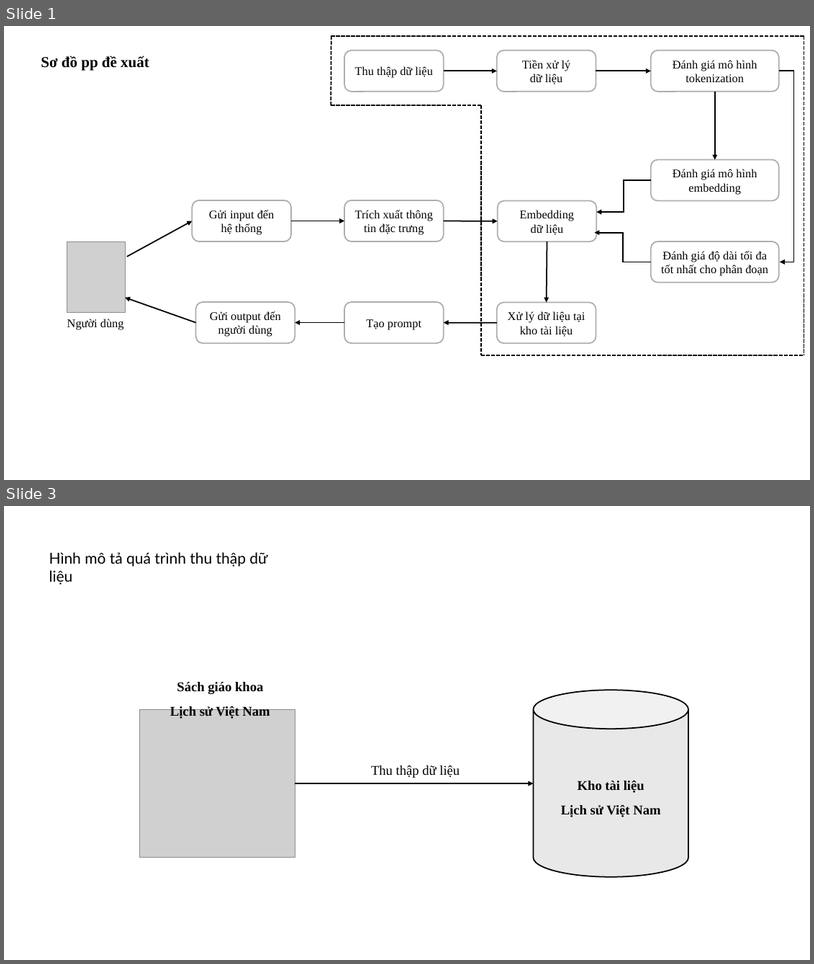
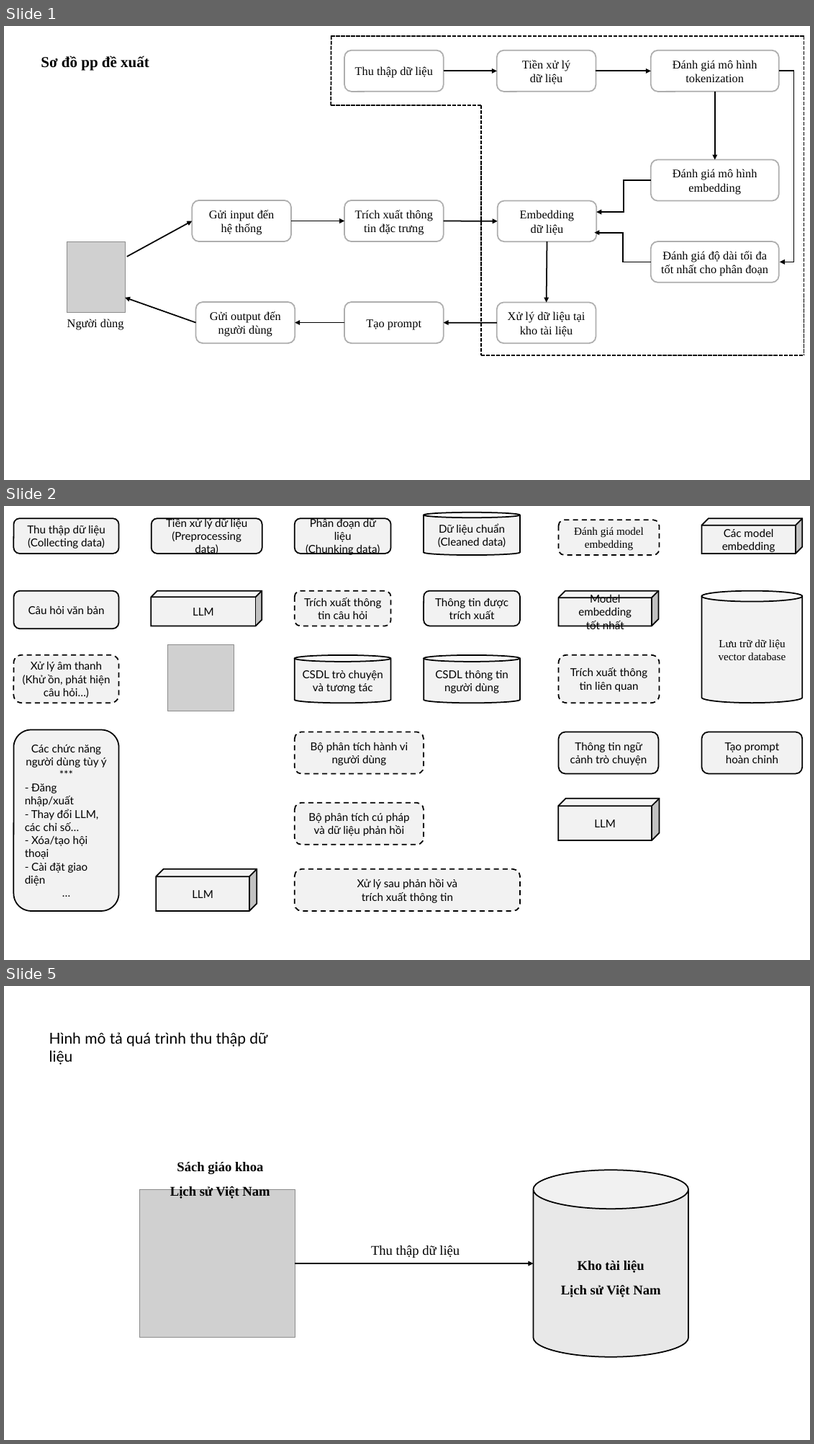
Before and after one commit to ngovanuc/Vietnamese_History_Chatbot, a slide deck: documents/hinh_ve_trong_cao_cao_do_an.pptx. Shown one above the other, each under a label of ours: slides 1 and 3 before the commit, slides 1, 2 and 5 after it; the slides between them are not shown. The pictures are 814x964 and 814x1444 pixels, drawn with LibreOffice and Linux fonts; fonts in the diff are those of the drawing; grey boxes stand for pictures. Boxes give left, top, right and bottom in pixels: in the first picture for what was removed or moved away, otherwise in the second. Text is boxed around its words. In the diff, an @@ line names an element or a change of style, - is before the commit and + after.

```diff
--- a/documents/hinh_ve_trong_cao_cao_do_an.pptx
+++ b/documents/hinh_ve_trong_cao_cao_do_an.pptx
@@ slide 2 added at (4, 506, 810, 960), background #FFFFFF @@
@@ rounded rectangle added at (13, 518, 119, 554), fill #F2F2F2, outline #000000 1.5 pt, 13 pt, text #000000 @@
+Thu thập dữ liệu
+(Collecting data)
@@ rounded rectangle added at (152, 518, 262, 554), fill #F2F2F2, outline #000000 1.5 pt, 13 pt, text #000000 @@
+Tiền xử lý dữ liệu
+(Preprocessing data)
@@ rounded rectangle added at (295, 518, 391, 554), fill #F2F2F2, outline #000000 1.5 pt, 13 pt, text #000000 @@
+Phân đoạn dữ liệu
+(Chunking data)
@@ cylinder added at (424, 512, 520, 554), fill #F2F2F2, outline #000000 1.5 pt, 13 pt, text #000000 @@
+Dữ liệu chuẩn
+(Cleaned data)
@@ rounded rectangle added at (558, 520, 660, 555), fill #F2F2F2, outline #000000 1.5 pt dashed, 13 pt, text #000000 @@
+Đánh giá model embedding
@@ cube added at (702, 518, 803, 554), fill #F2F2F2, outline #000000 1.5 pt, 13 pt, text #000000 @@
+Các model
+embedding
@@ rounded rectangle added at (13, 591, 119, 629), fill #F2F2F2, outline #000000 1.5 pt, 13 pt, text #000000 @@
+Câu hỏi văn bản
@@ cube added at (151, 591, 262, 626), fill #F2F2F2, outline #000000 1.5 pt, 13 pt, text #000000 @@
+LLM
@@ rounded rectangle added at (295, 591, 391, 626), fill #F2F2F2, outline #000000 1.5 pt dashed, 13 pt, text #000000 @@
+Trích xuất thông tin câu hỏi
@@ rounded rectangle added at (424, 591, 520, 626), fill #F2F2F2, outline #000000 1.5 pt, 13 pt, text #000000 @@
+Thông tin được trích xuất
@@ cube added at (558, 591, 658, 626), fill #F2F2F2, outline #000000 1.5 pt, 13 pt, text #000000 @@
+Model embedding
+tốt nhất
@@ cylinder added at (702, 591, 803, 703), fill #F2F2F2, outline #000000 1.5 pt, 13 pt, text #000000 @@
+Lưu trữ dữ liệu
+vector database
@@ rounded rectangle added at (13, 655, 119, 703), fill #F2F2F2, outline #000000 1.5 pt dashed, 13 pt, text #000000 @@
+Xử lý âm thanh
+(Khử ồn, phát hiện
+câu hỏi…)
@@ picture added at (167, 644, 234, 711) @@
@@ cylinder added at (295, 655, 391, 703), fill #F2F2F2, outline #000000 1.5 pt, 13 pt, text #000000 @@
+CSDL trò chuyện và tương tác
@@ cylinder added at (424, 655, 520, 703), fill #F2F2F2, outline #000000 1.5 pt, 13 pt, text #000000 @@
+CSDL thông tin người dùng
@@ rounded rectangle added at (558, 655, 660, 703), fill #F2F2F2, outline #000000 1.5 pt dashed, 13 pt, text #000000 @@
+Trích xuất thông tin liên quan
@@ rounded rectangle added at (13, 730, 119, 911), fill #F2F2F2, outline #000000 1.5 pt, 13 pt, text #000000 @@
+Các chức năng người dùng tùy ý
+***
+- Đăng nhập/xuất
+- Thay đổi LLM, các chỉ số…
+- Xóa/tạo hội thoại
+- Cài đặt giao diện
+…
@@ rounded rectangle added at (295, 731, 424, 773), fill #F2F2F2, outline #000000 1.5 pt dashed, 13 pt, text #000000 @@
+Bộ phân tích hành vi người dùng
@@ rounded rectangle added at (558, 731, 658, 773), fill #F2F2F2, outline #000000 1.5 pt, 13 pt, text #000000 @@
+Thông tin ngữ cảnh trò chuyện
@@ rounded rectangle added at (702, 731, 803, 773), fill #F2F2F2, outline #000000 1.5 pt, 13 pt, text #000000 @@
+Tạo prompt
+hoàn chỉnh
@@ rounded rectangle added at (295, 803, 424, 844), fill #F2F2F2, outline #000000 1.5 pt dashed, 13 pt, text #000000 @@
+Bộ phân tích cú pháp và dữ liệu phản hồi
@@ cube added at (558, 798, 660, 840), fill #F2F2F2, outline #000000 1.5 pt, 13 pt, text #000000 @@
+LLM
@@ cube added at (156, 869, 257, 911), fill #F2F2F2, outline #000000 1.5 pt, 13 pt, text #000000 @@
+LLM
@@ rounded rectangle added at (295, 869, 521, 911), fill #F2F2F2, outline #000000 1.5 pt dashed, 13 pt, text #000000 @@
+Xử lý sau phản hồi và
+trích xuất thông tin
@@ what was slide 3 is now slide 5 @@
```
Also in this commit, not shown: 1 other slide added, 2 other files.
